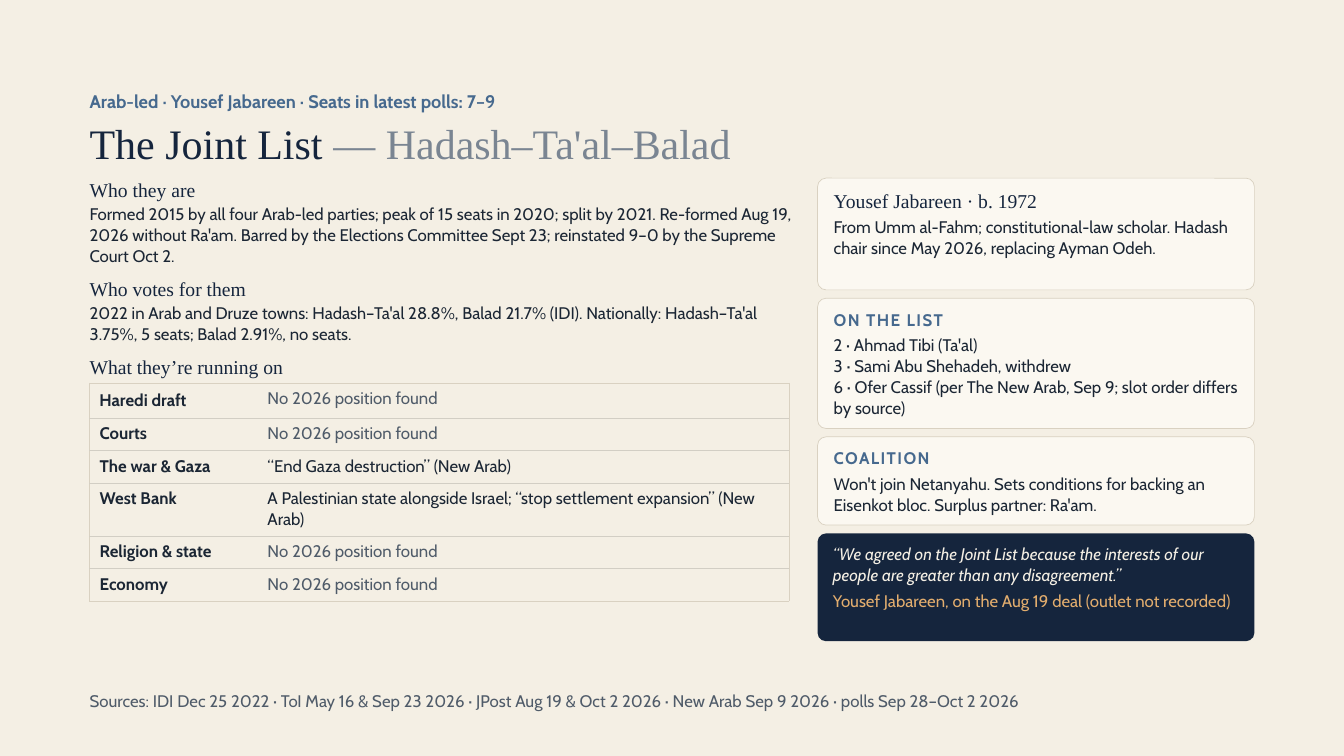
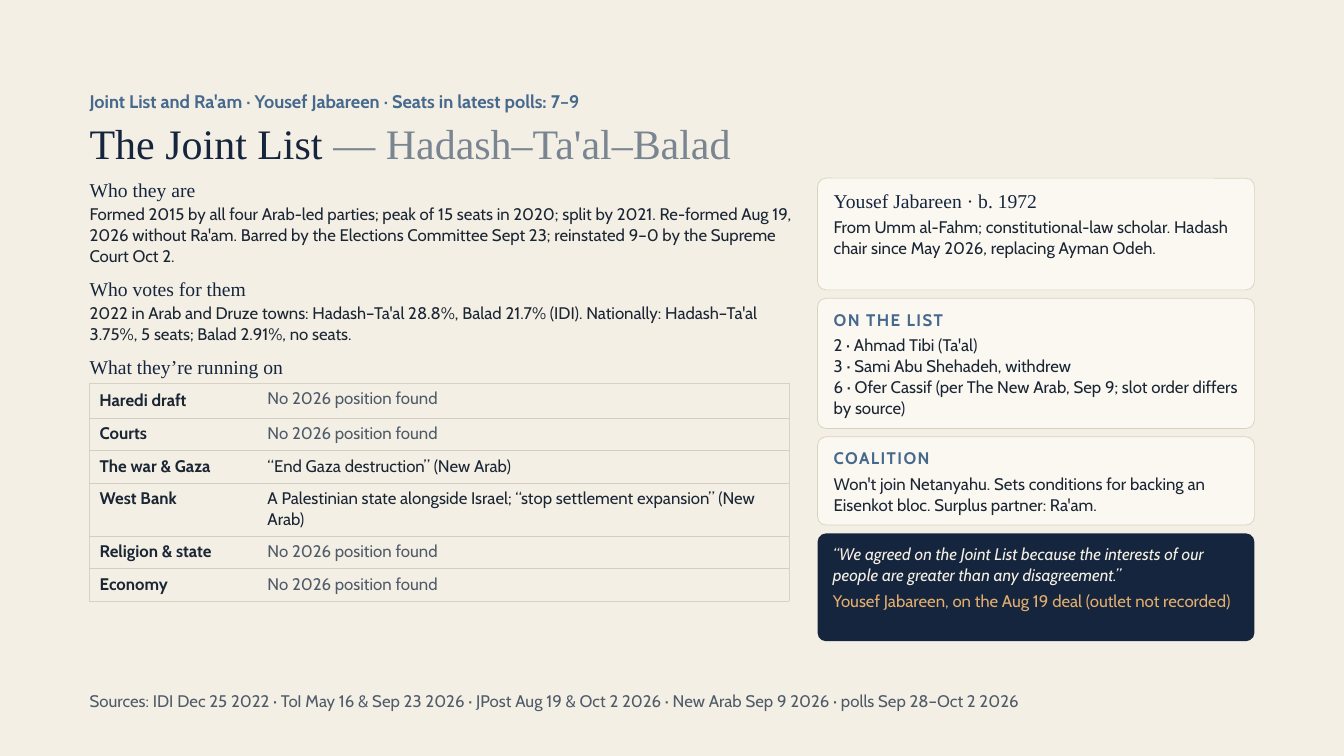
Before and after one commit to RavBogard/israelielection, a slide deck: slide 26 of public/teach/session-1-deck.pptx. Drawn at 1344x756 pixels with LibreOffice and Linux fonts; fonts in the diff are those of the drawing. Boxes give left, top, right and bottom in pixels: in the first picture for what was removed or moved away, otherwise in the second. Text is boxed around its words. In the diff, an @@ line names an element or a change of style, - is before the commit and + after.

```diff
--- a/public/teach/session-1-deck.pptx
+++ b/public/teach/session-1-deck.pptx
@@ text at [90,94,580,113]: text changed @@
-Arab-led · Yousef Jabareen · Seats in latest polls: 7–9
+Joint List and Ra'am · Yousef Jabareen · Seats in latest polls: 7–9
```
Also in this commit, not shown: 7 other slides changed, 1 other file.
